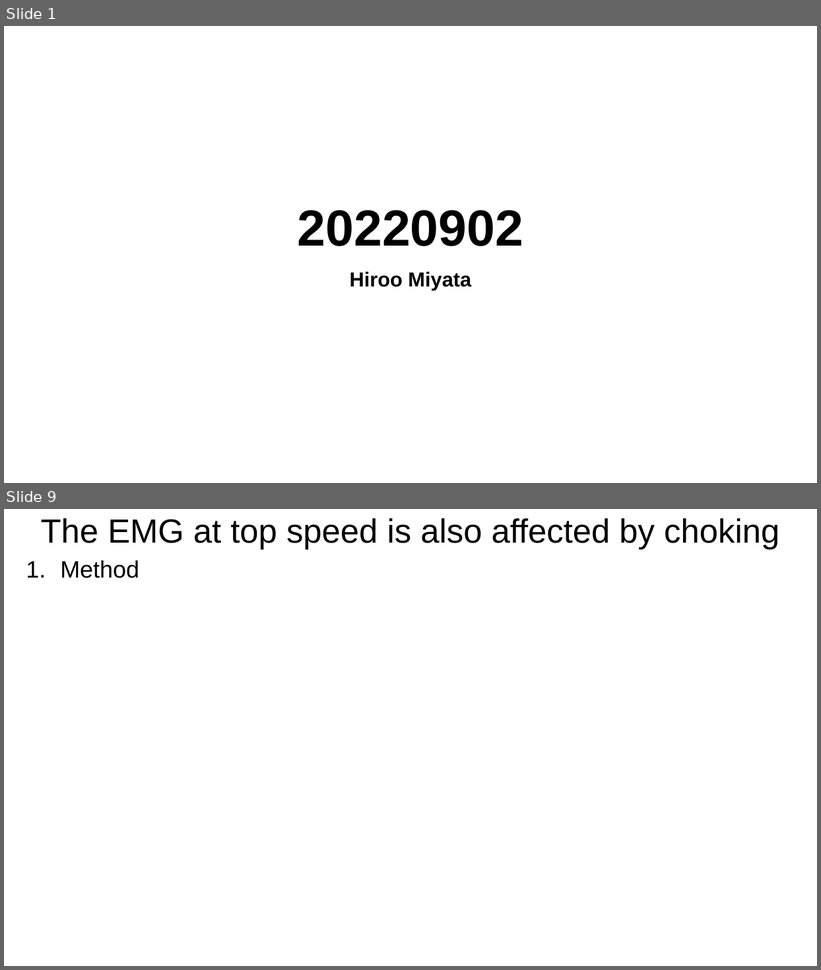
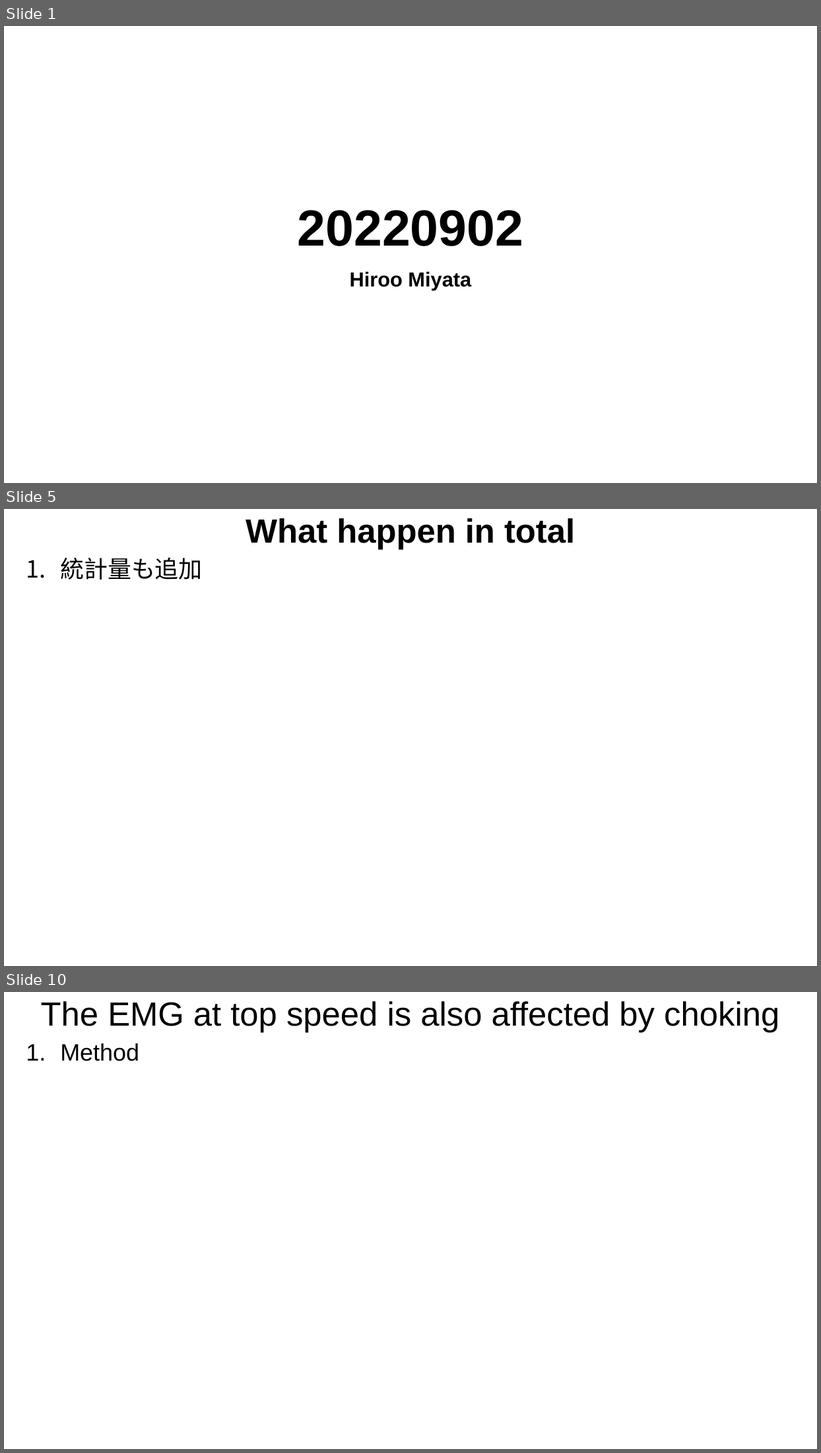
Before and after one commit to Hiroo-Miyata/chase-lab, a slide deck: report/20220902.pptx. Shown one above the other, each under a label of ours: slides 1 and 9 before the commit, slides 1, 5 and 10 after it; the slides between them are not shown. The pictures are 821x970 and 821x1453 pixels, drawn with LibreOffice and Linux fonts; fonts in the diff are those of the drawing. Boxes give left, top, right and bottom in pixels: in the first picture for what was removed or moved away, otherwise in the second. Text is boxed around its words. In the diff, an @@ line names an element or a change of style, - is before the commit and + after.

```diff
--- a/report/20220902.pptx
+++ b/report/20220902.pptx
@@ slide 5 added at (4, 509, 817, 966), background #FFFFFF @@
@@ title added at (246, 518, 575, 550), 39.6 pt, text #000000, bold @@
+What happen in total
@@ text added at (60, 557, 202, 580), 28 pt, text #000000 @@
+1. 統計量も追加
@@ what was slide 9 is now slide 10 @@
```
Also in this commit, not shown: 5 slides changed, 5 other slides added, 1 slide removed, 13 other files.
